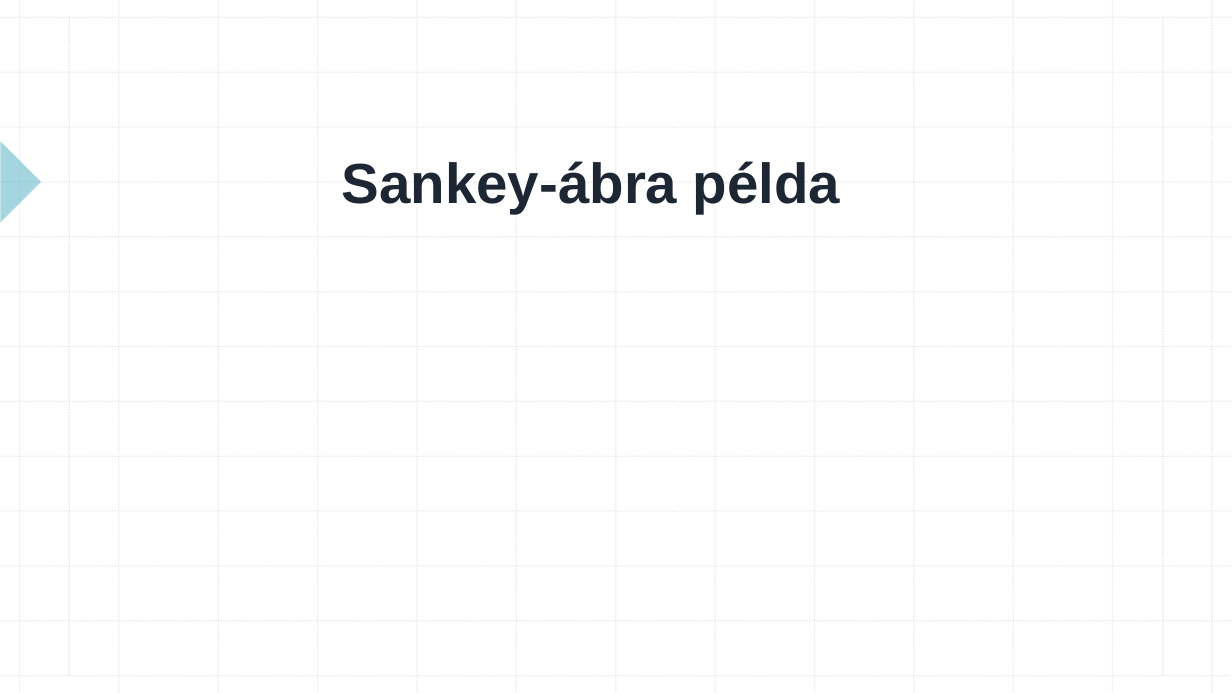
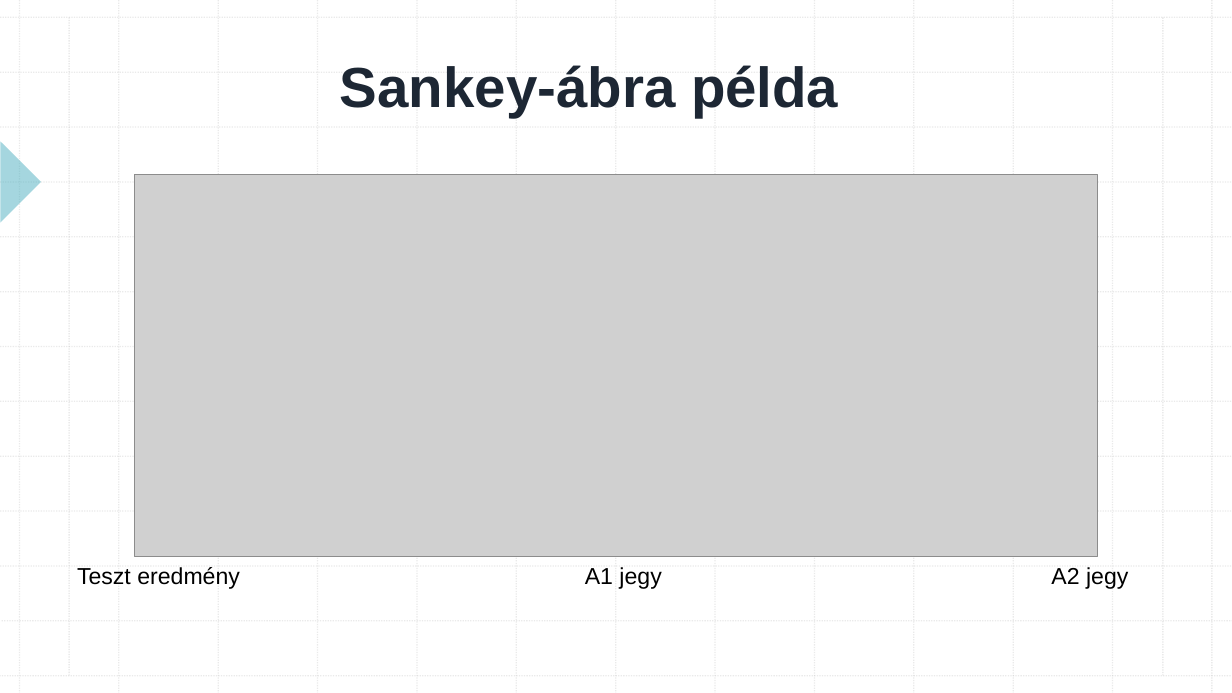
Before and after one commit to konderal333/-nkutfel, a slide deck: slide 8 of TDK prezi.pptx. Drawn at 1232x693 pixels with LibreOffice and Linux fonts; fonts in the diff are those of the drawing; grey boxes stand for pictures. Boxes give left, top, right and bottom in pixels: in the first picture for what was removed or moved away, otherwise in the second. Text is boxed around its words. In the diff, an @@ line names an element or a change of style, - is before the commit and + after.

```diff
--- a/TDK prezi.pptx
+++ b/TDK prezi.pptx
@@ title "Sankey-ábra példa": place and size @@
-title "Sankey-ábra példa" at (342, 161, 840, 213)
+title "Sankey-ábra példa" at (340, 65, 838, 118)
@@ picture added at (135, 174, 1098, 556) @@
@@ text added at (77, 567, 1128, 589), 18 pt, text #000000 @@
+Teszt eredmény A1 jegy A2 jegy
```
Also in this commit, not shown: 1 slide added.
